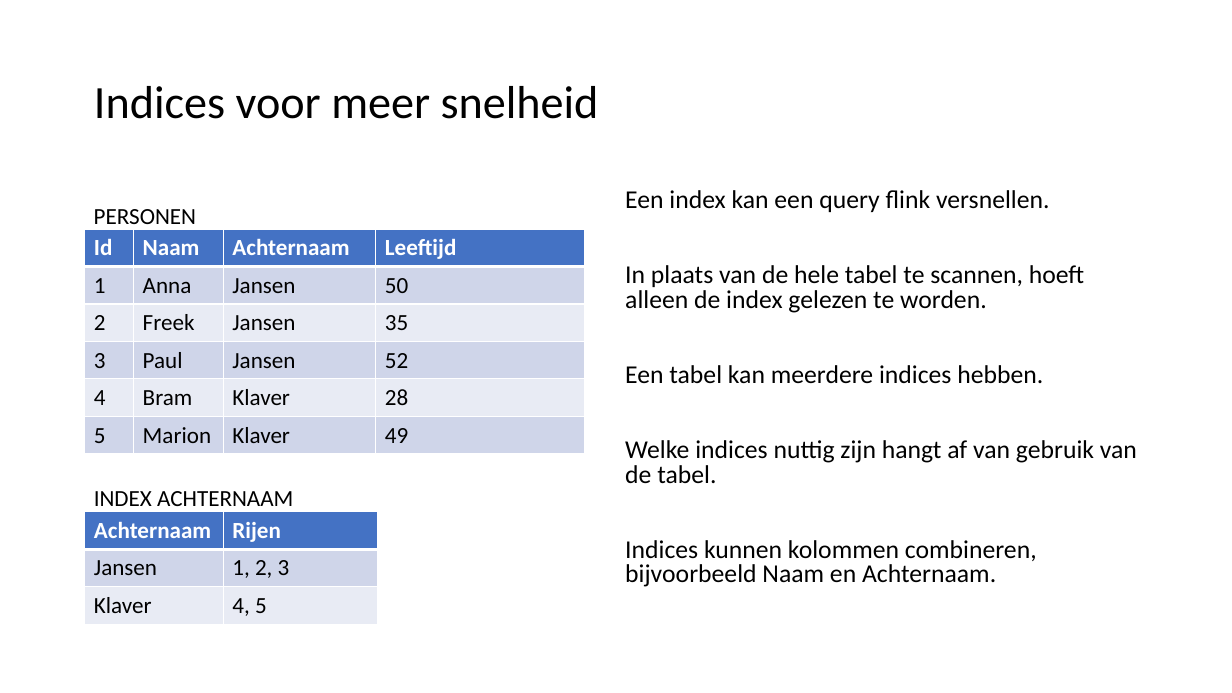
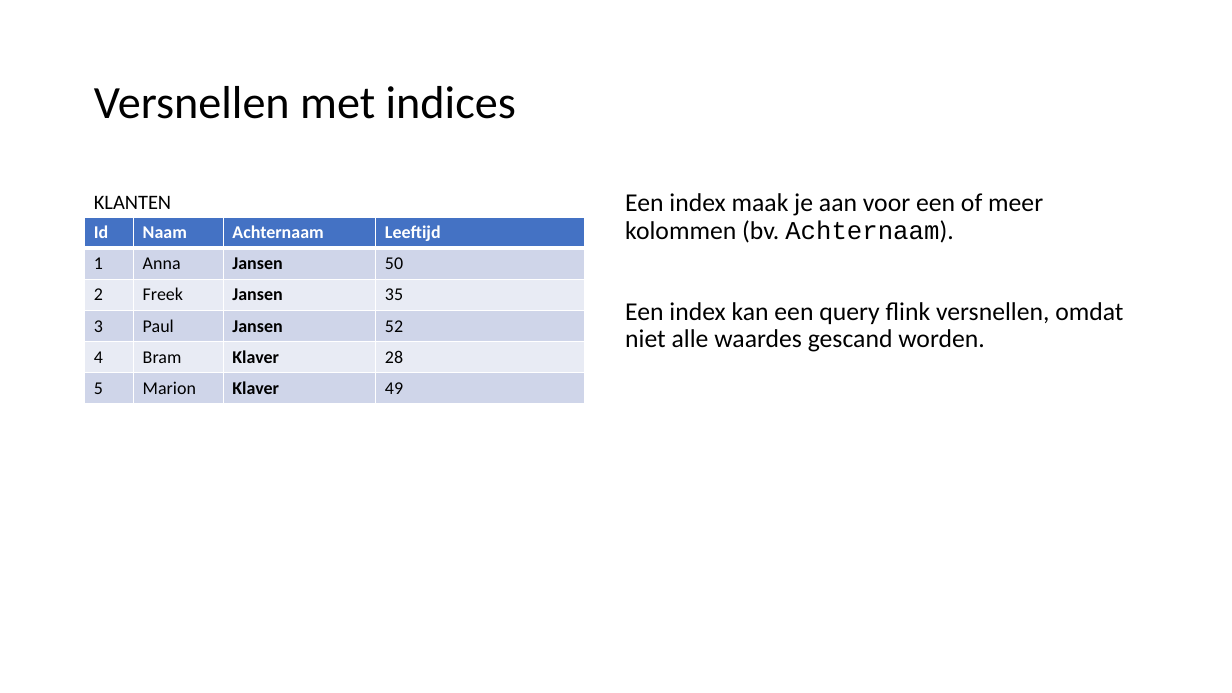
Before and after one commit to LFKoning/knowledge-sharing, a slide deck: slide 37 of sql_course/2_database_design/2_database_design.pptx (slide 34 before the commit). Drawn at 1232x693 pixels with LibreOffice and Linux fonts; fonts in the diff are those of the drawing. Boxes give left, top, right and bottom in pixels: in the first picture for what was removed or moved away, otherwise in the second. Text is boxed around its words. In the diff, an @@ line names an element or a change of style, - is before the commit and + after.

```diff
--- a/sql_course/2_database_design/2_database_design.pptx
+++ b/sql_course/2_database_design/2_database_design.pptx
@@ title at box(94, 86, 516, 119): text changed @@
-Indices voor meer snelheid
+Versnellen met indices
@@ text at box(94, 196, 171, 209): text changed; size 18 to 16 pt @@
-PERSONEN
+KLANTEN
@@ text at box(625, 193, 1123, 352): text changed @@
-Een index kan een query flink versnellen.
-In plaats van de hele tabel te scannen, hoeft alleen de index gelezen te worden.
-Een tabel kan meerdere indices hebben.
-Welke indices nuttig zijn hangt af van gebruik van de tabel.
-Indices kunnen kolommen combineren, bijvoorbeeld Naam en Achternaam.
+Een index maak je aan voor een of meer kolommen (bv. Achternaam).
+Een index kan een query flink versnellen, omdat niet alle waardes gescand worden.
@@ table at box(85, 217, 585, 402) @@
@@ size 18 to 14 pt @@
@@ bold on in "Jansen", "Jansen", "Jansen", "Klaver" and 1 more places @@
@@ table: place and size @@
-table at box(85, 229, 585, 451)
+table at box(85, 217, 585, 402)
@@ text removed at box(94, 491, 293, 506) @@
-INDEX ACHTERNAAM
@@ table removed at box(85, 512, 378, 625), 3 rows, 2 columns @@
-Achternaam | Rijen
-Jansen | 1, 2, 3
-Klaver | 4, 5
```
Also in this commit, not shown: 17 other slides changed, 14 slides added, 2 slides removed.
